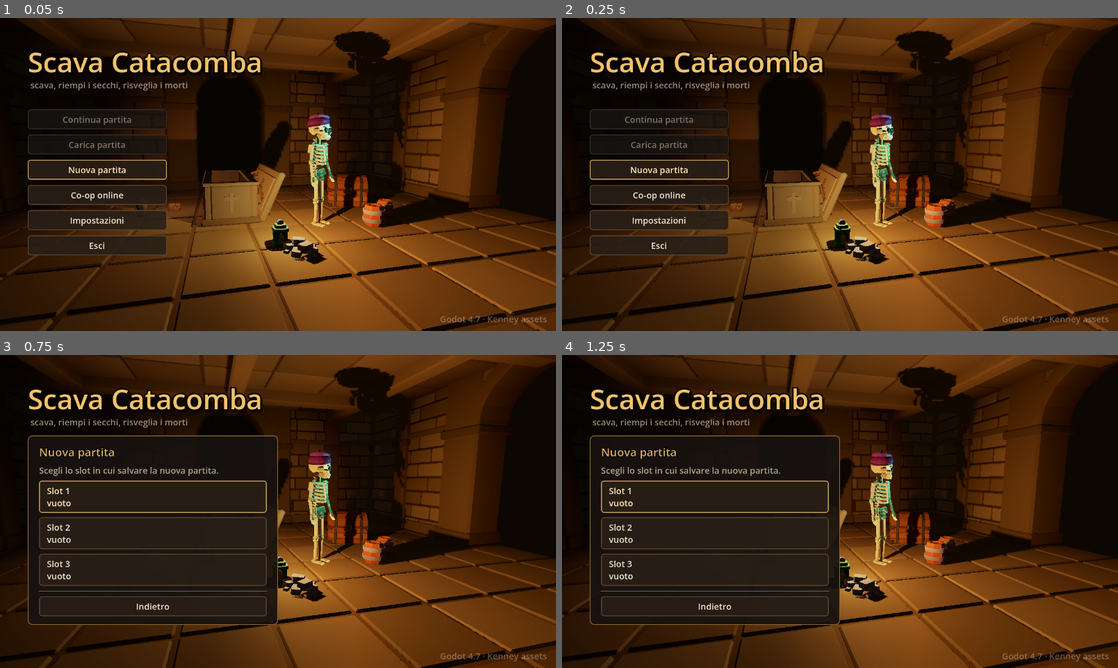
Above: before the commit, frames 1-4 (two rows, left to right).
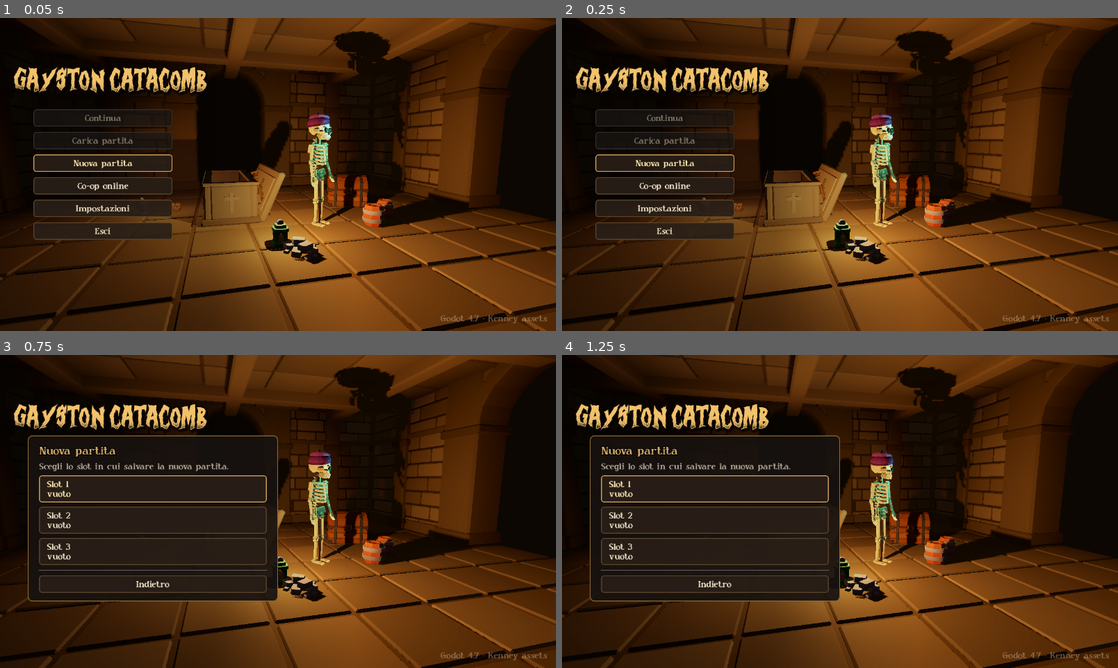
Above: after the commit, the same moments.

Repository: toccas/repo-cataconba
Game: Godot game, scene res://scenes/menu_principale.tscn
The game is run twice, just before and just after one commit, with the same random seed, the same clock (stepped at 60 frames per second) and the same inputs.
Inputs:
- Up to frame 1 (0.05 s): no input
- Up to frame 2 (0.25 s): no input
- Up to frame 3 (0.75 s): click "Nuova partita" at 0.5 s
- Up to frame 4 (1.25 s): no input

The runs differ from the first frame. In frame 1, 7.5% of the frame differs, in the area x 2-99%, y 10-98%; in frame 2, 7.5%; in frame 3, 9.1%; in frame 4, 9.2%.

Commit message:
add font and title

Diff:
--- a/project.godot
+++ b/project.godot
@@ -24,3 +24,7 @@
 
 window/size/viewport_width=1280
 window/size/viewport_height=720
+
+[gui]
+
+theme/custom_font="uid://bhvhkgaer3rvm"
--- a/scenes/menu_principale.tscn
+++ b/scenes/menu_principale.tscn
@@ -1,16 +1,17 @@
-[gd_scene load_steps=16 format=3]
-
-[ext_resource type="Script" path="res://scripts/menu_principale.gd" id="1_menu"]
+[gd_scene format=3 uid="uid://dmob6c3lbfswi"]
+
+[ext_resource type="Script" uid="uid://uajwnkouqb5i" path="res://scripts/menu_principale.gd" id="1_menu"]
 [ext_resource type="PackedScene" path="res://scenes/pezzi/cripta-stanza.tscn" id="2_stanza"]
-[ext_resource type="PackedScene" path="res://scenes/negoziante.tscn" id="3_neg"]
-[ext_resource type="PackedScene" path="res://modelli/tomba.glb" id="4_tomba"]
-[ext_resource type="PackedScene" path="res://modelli/cassa.glb" id="5_cassa"]
-[ext_resource type="PackedScene" path="res://modelli/pala.glb" id="6_pala"]
-[ext_resource type="PackedScene" path="res://assetpack/kenney_mini-dungeon/Models/GLB format/barrel.glb" id="7_barile"]
-[ext_resource type="PackedScene" path="res://assetpack/kenney_graveyard-kit_5.0/Models/GLB format/candle-multiple.glb" id="8_candele"]
-[ext_resource type="PackedScene" path="res://assetpack/kenney_graveyard-kit_5.0/Models/GLB format/lantern-candle.glb" id="9_lanterna"]
-[ext_resource type="PackedScene" path="res://assetpack/kenney_graveyard-kit_5.0/Models/GLB format/urn-round.glb" id="10_urna"]
-[ext_resource type="PackedScene" path="res://assetpack/kenney_graveyard-kit_5.0/Models/GLB format/debris.glb" id="11_detriti"]
+[ext_resource type="PackedScene" uid="uid://b7m4o0grgpicf" path="res://scenes/negoziante.tscn" id="3_neg"]
+[ext_resource type="PackedScene" uid="uid://d0xv7y7wgmt0y" path="res://modelli/tomba.glb" id="4_tomba"]
+[ext_resource type="PackedScene" uid="uid://cvoq7tdxkmlhh" path="res://modelli/cassa.glb" id="5_cassa"]
+[ext_resource type="PackedScene" uid="uid://dmgt3vw5uf8gs" path="res://modelli/pala.glb" id="6_pala"]
+[ext_resource type="PackedScene" uid="uid://b1ojkv8dv6yqn" path="res://assetpack/kenney_mini-dungeon/Models/GLB format/barrel.glb" id="7_barile"]
+[ext_resource type="PackedScene" uid="uid://bianals87u6qv" path="res://assetpack/kenney_graveyard-kit_5.0/Models/GLB format/candle-multiple.glb" id="8_candele"]
+[ext_resource type="PackedScene" uid="uid://b4k2vjo5x27y8" path="res://assetpack/kenney_graveyard-kit_5.0/Models/GLB format/lantern-candle.glb" id="9_lanterna"]
+[ext_resource type="PackedScene" uid="uid://sno5s81va8p1" path="res://assetpack/kenney_graveyard-kit_5.0/Models/GLB format/urn-round.glb" id="10_urna"]
+[ext_resource type="PackedScene" uid="uid://i73q3hpkwul7" path="res://assetpack/kenney_graveyard-kit_5.0/Models/GLB format/debris.glb" id="11_detriti"]
+[ext_resource type="FontFile" uid="uid://dqhmsitiinbs0" path="res://font/curse_of_the_zombie/Curse of the Zombie.ttf" id="12_yo4vf"]
 
 [sub_resource type="Environment" id="Environment_menu"]
 background_mode = 1
@@ -26,8 +27,19 @@
 fog_light_color = Color(0.06, 0.045, 0.035, 1)
 fog_density = 0.06
 
+[sub_resource type="Gradient" id="Gradient_sfuma"]
+offsets = PackedFloat32Array(0, 0.6, 1)
+colors = PackedColorArray(0, 0, 0, 0.62, 0, 0, 0, 0.45, 0, 0, 0, 0)
+
+[sub_resource type="GradientTexture2D" id="GradientTexture2D_sfuma"]
+gradient = SubResource("Gradient_sfuma")
+width = 256
+height = 4
+
+[sub_resource type="Theme" id="Theme_s8fg0"]
+
 [sub_resource type="LabelSettings" id="LabelSettings_titolo"]
-font_size = 64
+font_size = 46
 font_color = Color(0.95, 0.76, 0.42, 1)
 outline_size = 14
 outline_color = Color(0.05, 0.03, 0.02, 1)
@@ -35,73 +47,64 @@
 shadow_color = Color(0, 0, 0, 0.6)
 shadow_offset = Vector2(3, 4)
 
-[sub_resource type="Gradient" id="Gradient_sfuma"]
-offsets = PackedFloat32Array(0, 0.6, 1)
-colors = PackedColorArray(0, 0, 0, 0.62, 0, 0, 0, 0.45, 0, 0, 0, 0)
-
-[sub_resource type="GradientTexture2D" id="GradientTexture2D_sfuma"]
-gradient = SubResource("Gradient_sfuma")
-width = 256
-height = 4
-
-[node name="MenuPrincipale" type="Node3D"]
+[node name="MenuPrincipale" type="Node3D" unique_id=685233078]
 script = ExtResource("1_menu")
 
-[node name="Ambiente" type="WorldEnvironment" parent="."]
+[node name="Ambiente" type="WorldEnvironment" parent="." unique_id=1023930530]
 environment = SubResource("Environment_menu")
 
-[node name="Camera3D" type="Camera3D" parent="."]
+[node name="Camera3D" type="Camera3D" parent="." unique_id=796672089]
 transform = Transform3D(0.97, 0.03, -0.24, 0, 0.99, 0.12, 0.24, -0.12, 0.96, -0.6, 1.55, 3.6)
 fov = 62.0
 
-[node name="Stanza" parent="." instance=ExtResource("2_stanza")]
-
-[node name="Negoziante" parent="." instance=ExtResource("3_neg")]
+[node name="Stanza" parent="." unique_id=829456783 instance=ExtResource("2_stanza")]
+
+[node name="Negoziante" parent="." unique_id=2098314505 instance=ExtResource("3_neg")]
 transform = Transform3D(0.8, 0, 0.6, 0, 1, 0, -0.6, 0, 0.8, 1.3, 0, -0.9)
 
-[node name="Tomba" parent="." instance=ExtResource("4_tomba")]
+[node name="Tomba" parent="." unique_id=1584071987 instance=ExtResource("4_tomba")]
 transform = Transform3D(0, 0, 1, 0, 1, 0, -1, 0, 0, -0.3, 0, -2.4)
 
-[node name="Cassa" parent="." instance=ExtResource("5_cassa")]
+[node name="Cassa" parent="." unique_id=1870662419 instance=ExtResource("5_cassa")]
 transform = Transform3D(0.94, 0, -0.34, 0, 1, 0, 0.34, 0, 0.94, 2.6, 0, -2.2)
 
-[node name="Pala" parent="." instance=ExtResource("6_pala")]
+[node name="Pala" parent="." unique_id=147712542 instance=ExtResource("6_pala")]
 transform = Transform3D(0.97, -0.26, 0, 0.26, 0.97, 0, 0, 0, 1, 0.45, 0.02, -1.6)
 
-[node name="Barile" parent="." instance=ExtResource("7_barile")]
+[node name="Barile" parent="." unique_id=469542446 instance=ExtResource("7_barile")]
 transform = Transform3D(0.8, 0, 0, 0, 0.8, 0, 0, 0, 0.8, 2.3, 0, -0.6)
 
-[node name="Barile2" parent="." instance=ExtResource("7_barile")]
+[node name="Barile2" parent="." unique_id=773373895 instance=ExtResource("7_barile")]
 transform = Transform3D(0.6, 0, 0.36, 0, 0.7, 0, -0.36, 0, 0.6, 2.9, 0, -1.1)
 
-[node name="Candele" parent="." instance=ExtResource("8_candele")]
+[node name="Candele" parent="." unique_id=353052664 instance=ExtResource("8_candele")]
 transform = Transform3D(1, 0, 0, 0, 1, 0, 0, 0, 1, -1.5, 0, -2.6)
 
-[node name="Urna" parent="." instance=ExtResource("10_urna")]
+[node name="Urna" parent="." unique_id=604638127 instance=ExtResource("10_urna")]
 transform = Transform3D(1, 0, 0, 0, 1, 0, 0, 0, 1, -2.1, 0, -2.3)
 
-[node name="Detriti" parent="." instance=ExtResource("11_detriti")]
+[node name="Detriti" parent="." unique_id=1347635222 instance=ExtResource("11_detriti")]
 transform = Transform3D(1, 0, 0, 0, 1, 0, 0, 0, 1, 0.6, 0, 0.3)
 
-[node name="LanternaModello" parent="." instance=ExtResource("9_lanterna")]
+[node name="LanternaModello" parent="." unique_id=778439354 instance=ExtResource("9_lanterna")]
 transform = Transform3D(1, 0, 0, 0, 1, 0, 0, 0, 1, 0.35, 0, -0.1)
 
-[node name="Lanterna" type="OmniLight3D" parent="."]
+[node name="Lanterna" type="OmniLight3D" parent="." unique_id=1463832359]
 transform = Transform3D(1, 0, 0, 0, 1, 0, 0, 0, 1, 0.35, 0.55, -0.1)
 light_color = Color(1, 0.66, 0.34, 1)
 light_energy = 2.2
 shadow_enabled = true
 omni_range = 7.0
 
-[node name="LuceCandele" type="OmniLight3D" parent="."]
+[node name="LuceCandele" type="OmniLight3D" parent="." unique_id=813275598]
 transform = Transform3D(1, 0, 0, 0, 1, 0, 0, 0, 1, -1.5, 0.7, -2.3)
 light_color = Color(1, 0.6, 0.3, 1)
 light_energy = 1.2
 omni_range = 4.0
 
-[node name="UI" type="CanvasLayer" parent="."]
-
-[node name="Radice" type="Control" parent="UI"]
+[node name="UI" type="CanvasLayer" parent="." unique_id=2123853234]
+
+[node name="Radice" type="Control" parent="UI" unique_id=1744504248]
 layout_mode = 3
 anchors_preset = 15
 anchor_right = 1.0
@@ -109,7 +112,7 @@
 grow_horizontal = 2
 grow_vertical = 2
 
-[node name="Sfumatura" type="TextureRect" parent="UI/Radice"]
+[node name="Sfumatura" type="TextureRect" parent="UI/Radice" unique_id=1591076188]
 layout_mode = 1
 anchors_preset = 9
 anchor_bottom = 1.0
@@ -118,59 +121,51 @@
 mouse_filter = 2
 texture = SubResource("GradientTexture2D_sfuma")
 expand_mode = 1
-stretch_mode = 0
-
-[node name="Titolo" type="Label" parent="UI/Radice"]
-layout_mode = 0
-offset_left = 64.0
-offset_top = 56.0
-offset_right = 620.0
-offset_bottom = 140.0
-text = "Scava Catacomba"
+
+[node name="Titolo" type="Label" parent="UI/Radice" unique_id=788090444]
+layout_mode = 0
+offset_left = 32.0
+offset_top = 125.0
+offset_right = 649.0
+offset_bottom = 223.0
+theme = SubResource("Theme_s8fg0")
+theme_override_fonts/font = ExtResource("12_yo4vf")
+text = "GAYSTON CATACOMB"
 label_settings = SubResource("LabelSettings_titolo")
 
-[node name="Sottotitolo" type="Label" parent="UI/Radice"]
-modulate = Color(1, 1, 1, 0.6)
-layout_mode = 0
-offset_left = 70.0
-offset_top = 140.0
-offset_right = 600.0
-offset_bottom = 170.0
-text = "scava, riempi i secchi, risveglia i morti"
-
-[node name="Bottoni" type="VBoxContainer" parent="UI/Radice"]
-layout_mode = 0
-offset_left = 64.0
+[node name="Bottoni" type="VBoxContainer" parent="UI/Radice" unique_id=1045015109]
+layout_mode = 0
+offset_left = 77.0
 offset_top = 210.0
-offset_right = 384.0
+offset_right = 397.0
 offset_bottom = 600.0
 theme_override_constants/separation = 12
 
-[node name="Continua" type="Button" parent="UI/Radice/Bottoni"]
-layout_mode = 2
-text = "Continua partita"
-
-[node name="Carica" type="Button" parent="UI/Radice/Bottoni"]
+[node name="Continua" type="Button" parent="UI/Radice/Bottoni" unique_id=962787732]
+layout_mode = 2
+text = "Continua"
+
+[node name="Carica" type="Button" parent="UI/Radice/Bottoni" unique_id=576139050]
 layout_mode = 2
 text = "Carica partita"
 
-[node name="Nuova" type="Button" parent="UI/Radice/Bottoni"]
+[node name="Nuova" type="Button" parent="UI/Radice/Bottoni" unique_id=1236307873]
 layout_mode = 2
 text = "Nuova partita"
 
-[node name="Coop" type="Button" parent="UI/Radice/Bottoni"]
+[node name="Coop" type="Button" parent="UI/Radice/Bottoni" unique_id=1123364882]
 layout_mode = 2
 text = "Co-op online"
 
-[node name="Impostazioni" type="Button" parent="UI/Radice/Bottoni"]
+[node name="Impostazioni" type="Button" parent="UI/Radice/Bottoni" unique_id=1101136175]
 layout_mode = 2
 text = "Impostazioni"
 
-[node name="Esci" type="Button" parent="UI/Radice/Bottoni"]
+[node name="Esci" type="Button" parent="UI/Radice/Bottoni" unique_id=703107417]
 layout_mode = 2
 text = "Esci"
 
-[node name="Pannello" type="PanelContainer" parent="UI/Radice"]
+[node name="Pannello" type="PanelContainer" parent="UI/Radice" unique_id=624577356]
 visible = false
 layout_mode = 0
 offset_left = 64.0
@@ -178,7 +173,7 @@
 offset_right = 640.0
 offset_bottom = 300.0
 
-[node name="Messaggio" type="Label" parent="UI/Radice"]
+[node name="Messaggio" type="Label" parent="UI/Radice" unique_id=38476438]
 modulate = Color(1, 0.78, 0.5, 1)
 layout_mode = 1
 anchors_preset = 2
@@ -191,7 +186,7 @@
 grow_vertical = 0
 autowrap_mode = 3
 
-[node name="Versione" type="Label" parent="UI/Radice"]
+[node name="Versione" type="Label" parent="UI/Radice" unique_id=194941652]
 modulate = Color(1, 1, 1, 0.35)
 layout_mode = 1
 anchors_preset = 3
@@ -207,3 +202,8 @@
 grow_vertical = 0
 text = "Godot 4.7 · Kenney assets"
 horizontal_alignment = 2
+
+[node name="MarginContainer" type="MarginContainer" parent="UI/Radice" unique_id=1454267329]
+layout_mode = 0
+offset_right = 40.0
+offset_bottom = 40.0
Binary file added: font/crimson_horror/Crimson Horror One.otf
Not shown, added: font/crimson_horror/Crimson Horror One.otf.import
Binary file added: font/crimson_horror/Crimson Horror One.ttf
Not shown, added: font/crimson_horror/Crimson Horror One.ttf.import
Binary file added: font/crimson_horror/Crimson Horror Three.otf
Not shown, added: font/crimson_horror/Crimson Horror Three.otf.import
Binary file added: font/crimson_horror/Crimson Horror Three.ttf
Not shown, added: font/crimson_horror/Crimson Horror Three.ttf.import
Binary file added: font/crimson_horror/Crimson Horror Two.otf
Not shown, added: font/crimson_horror/Crimson Horror Two.otf.import
Binary file added: font/crimson_horror/Crimson Horror Two.ttf
Not shown, added: font/crimson_horror/Crimson Horror Two.ttf.import
(and 11 more such lines)
